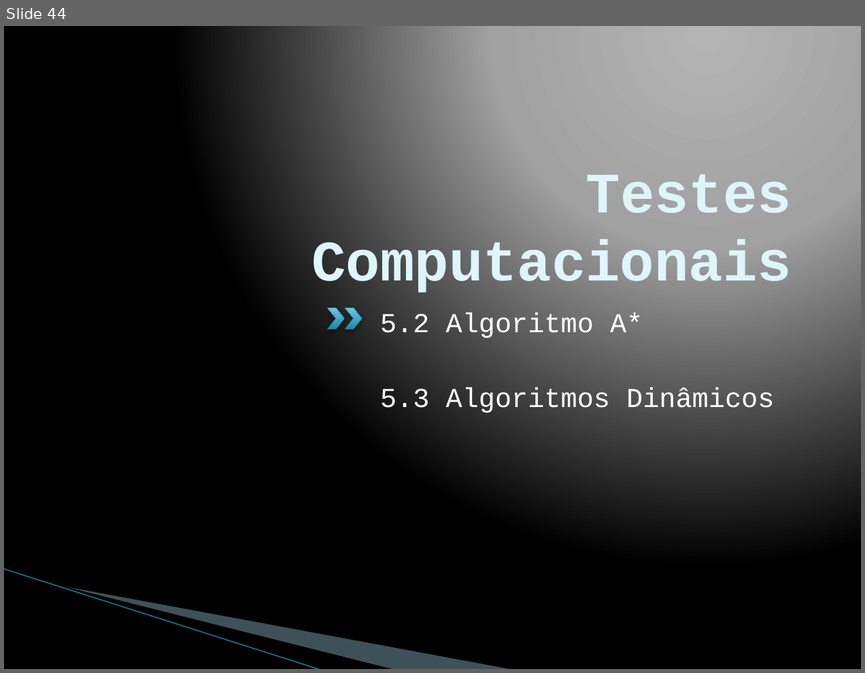
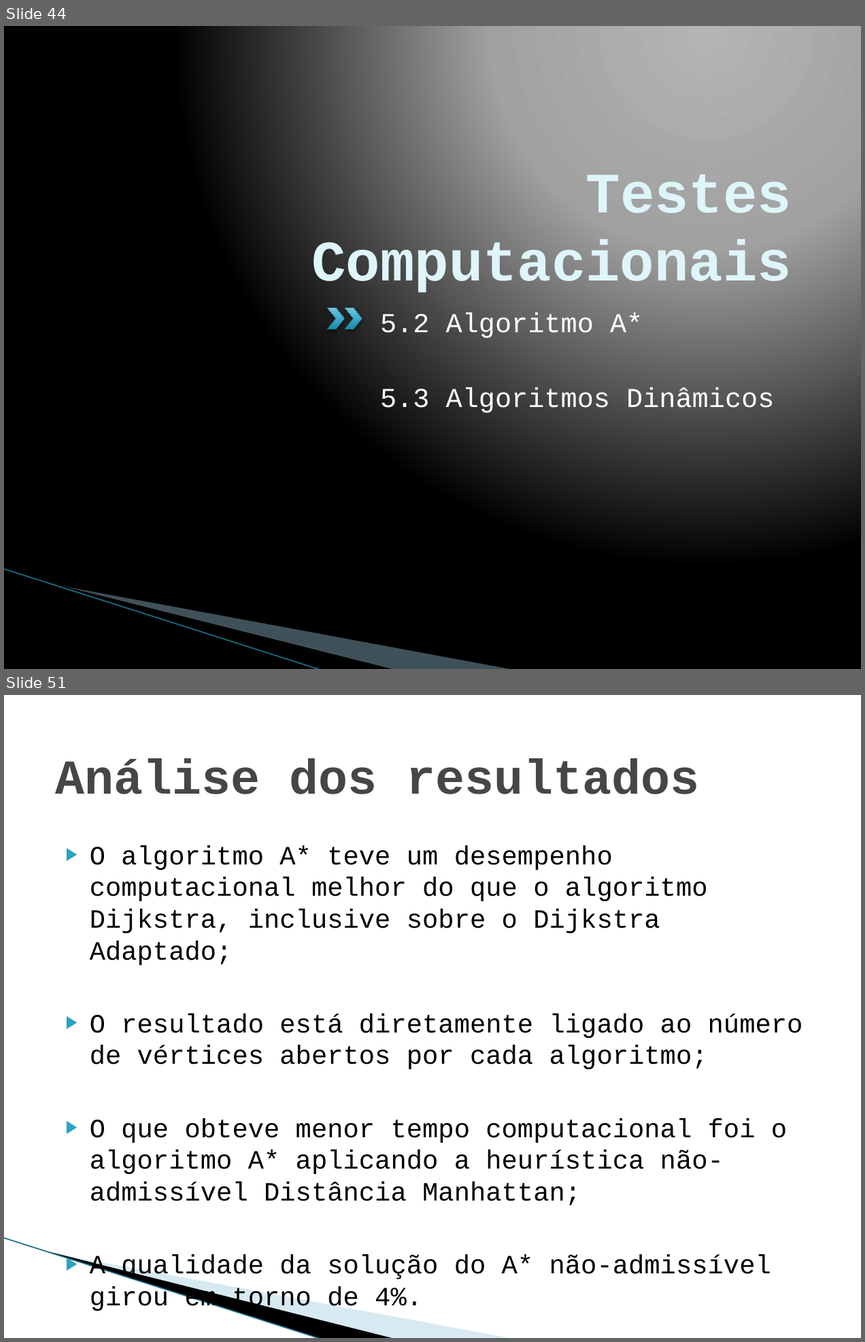
Before and after one commit to pedrohbh/PG-Dissertacao, a slide deck: Academia/Apresentação PG/Apresentação PG.pptx. Shown one above the other, each under a label of ours: slide 44 before the commit, slides 44 and 51 after it; the slides between them are not shown. The pictures are 865x673 and 865x1342 pixels, drawn with LibreOffice and Linux fonts; fonts in the diff are those of the drawing; background and template pictures are left out. Boxes give left, top, right and bottom in pixels: in the first picture for what was removed or moved away, otherwise in the second. Text is boxed around its words. In the diff, an @@ line names an element or a change of style, - is before the commit and + after.

```diff
--- a/Academia/Apresentação PG/Apresentação PG.pptx
+++ b/Academia/Apresentação PG/Apresentação PG.pptx
@@ slide 51 added at (4, 695, 861, 1338), background #FFFFFF; not listed: 3 template elements that a slide beside it also shows @@
@@ title added at (55, 759, 699, 794), 41 pt, text #464646, bold @@
+Análise dos resultados
@@ text added at (90, 845, 803, 1312), 22.2 pt, text #000000 @@
+▶ O algoritmo A* teve um desempenho computacional melhor do que o algoritmo Dijkstra, inclusive sobre o Dijkstra Adaptado;
+▶ O resultado está diretamente ligado ao número de vértices abertos por cada algoritmo;
+▶ O que obteve menor tempo computacional foi o algoritmo A* aplicando a heurística não-admissível Distância Manhattan;
+▶ A qualidade da solução do A* não-admissível girou em torno de 4%.
```
Also in this commit, not shown: 7 other slides added, 6 other files.
